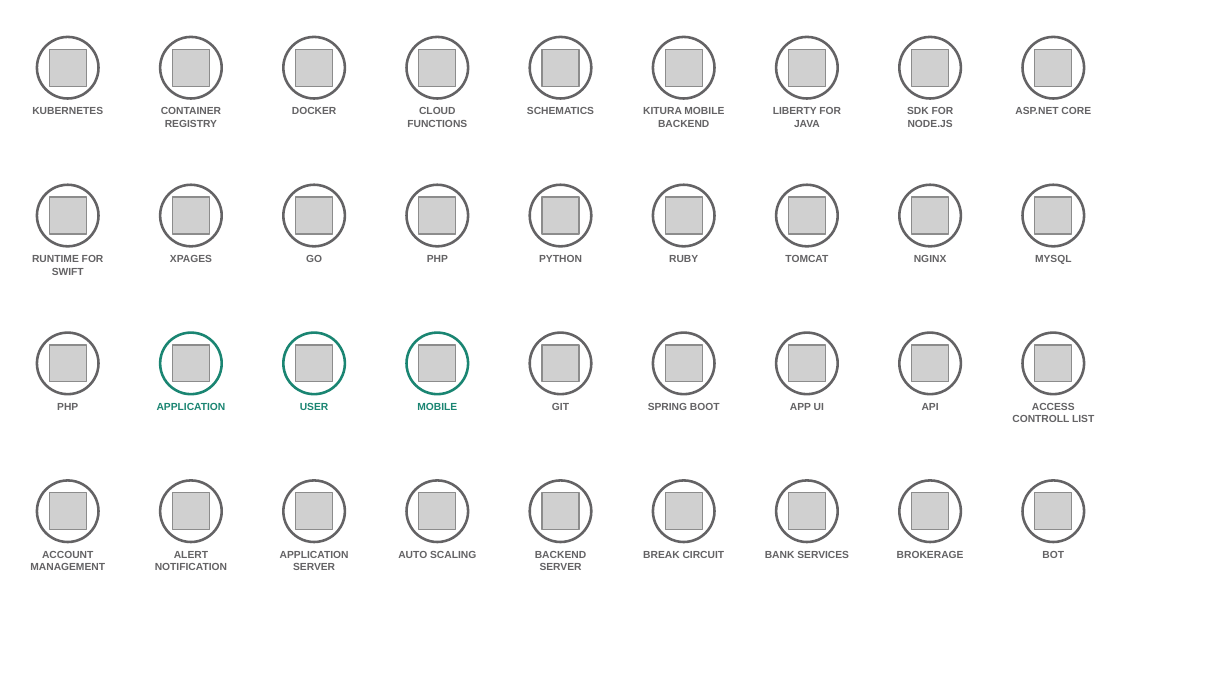
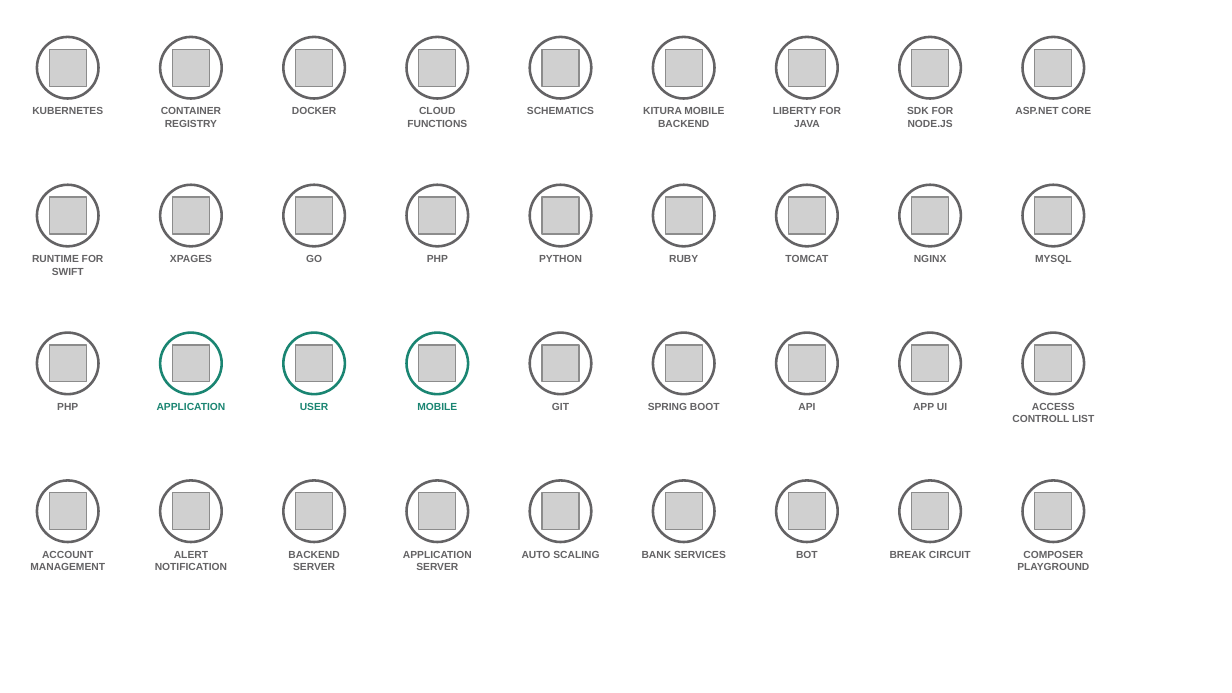
Before and after one commit to l2fprod/myarchitecture, a slide deck: slide 10 of mycatalog-architecture-diagram-template.pptx. Drawn at 1232x693 pixels with LibreOffice and Linux fonts; fonts in the diff are those of the drawing; grey boxes stand for pictures. Boxes give left, top, right and bottom in pixels: in the first picture for what was removed or moved away, otherwise in the second. Text is boxed around its words. In the diff, an @@ line names an element or a change of style, - is before the commit and + after.

```diff
--- a/mycatalog-architecture-diagram-template.pptx
+++ b/mycatalog-architecture-diagram-template.pptx
@@ text "API": place and size @@
-text "API" at (922, 403, 939, 410)
+text "API" at (798, 403, 815, 410)
@@ text "APP UI": place and size @@
-text "APP UI" at (790, 403, 824, 410)
+text "APP UI" at (913, 403, 947, 410)
@@ text at (288, 551, 339, 570): text changed @@
-APPLICATION SERVER
+BACKEND SERVER
@@ text at (403, 551, 472, 570): text changed @@
-BACKEND SERVER
+APPLICATION SERVER
@@ text "AUTO SCALING": place and size @@
-text "AUTO SCALING" at (398, 551, 476, 558)
+text "AUTO SCALING" at (522, 551, 599, 558)
@@ text "BANK SERVICES": place and size @@
-text "BANK SERVICES" at (765, 551, 849, 558)
+text "BANK SERVICES" at (642, 551, 726, 558)
@@ text removed at (643, 551, 725, 558) @@
-BREAK CIRCUIT
@@ text added at (796, 551, 818, 558), 6 pt, text #646365, bold @@
+BOT
@@ text at (890, 551, 971, 558): text changed @@
-BROKERAGE
+BREAK CIRCUIT
@@ text at (1017, 551, 1089, 570): text changed @@
-BOT
+COMPOSER PLAYGROUND
```
Also in this commit, not shown: 17 other slides changed.
